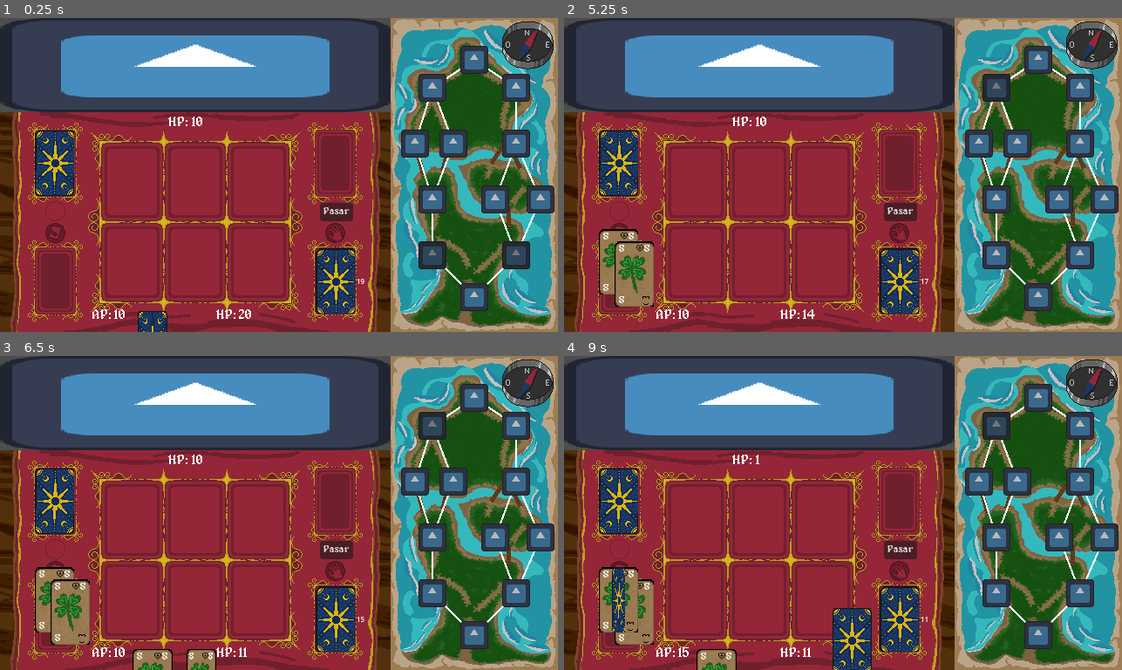
Above: before the commit, frames 1-4 (two rows, left to right).
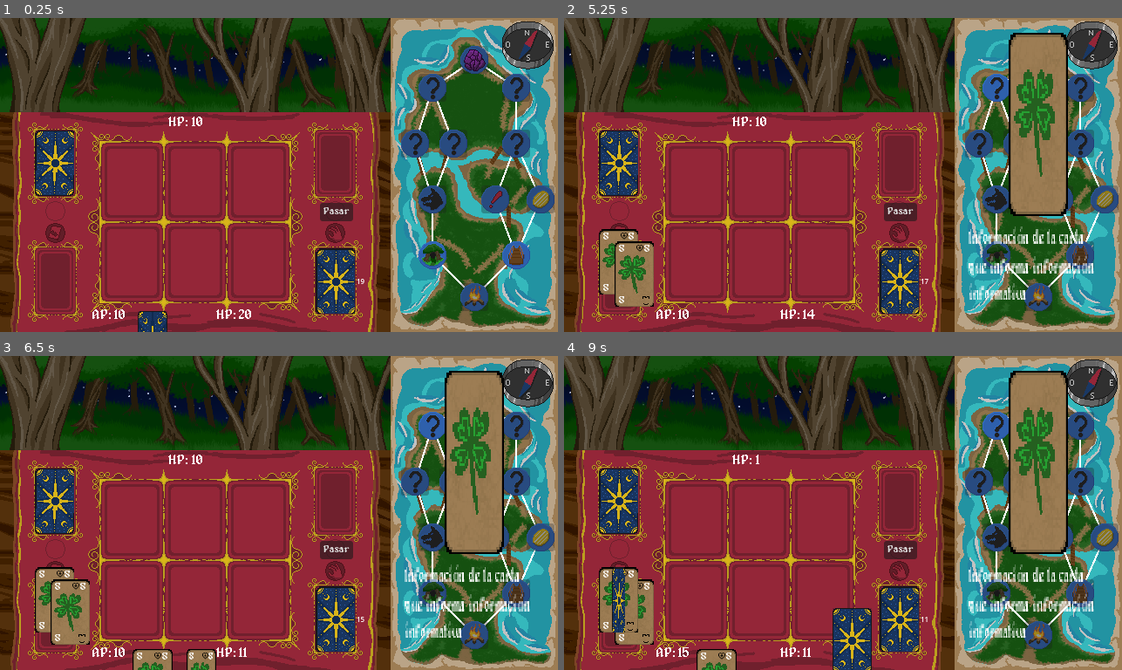
Above: after the commit, the same moments.

Repository: gonzapiacen/Jam-GA-2026
Game: Godot game, scene res://scenes/pantalla_juego.tscn
The game is run twice, just before and just after one commit, with the same random seed, the same clock (stepped at 60 frames per second) and the same inputs. Before the commit the project has no main scene; this scene is started directly in both runs. The engine's default icon, where the game draws it, is replaced by a stand-in: a white triangle on a blue panel in a dark square.
Inputs (mouse positions are in pixels of both pictures, inside the frame that each line leads up to):
- Up to frame 1 (0.25 s): no input
- Up to frame 2 (5.25 s): click (999, 256) at 0.52 s; click "Pasar" at 1.25 s; click (999, 200) at 2 s; click "Pasar" at 2.75 s; click (976, 143) at 3.52 s; click "Pasar" at 4.25 s; move the mouse to (619, 281) at 5.02 s; click (619, 281) at 5.17 s
- Up to frame 3 (6.5 s): move the mouse to (55, 600) at 5.77 s; click (55, 600) at 5.92 s
- Up to frame 4 (9 s): move the mouse to (636, 613) at 6.52 s; click (636, 613) at 6.67 s; move the mouse to (815, 575) at 7.27 s; click (815, 575) at 7.42 s; tap Enter at 8 s; move the mouse to (1010, 560) at 8.02 s; click (1010, 560) at 8.17 s; move the mouse to (619, 619) at 8.77 s; click (619, 619) at 8.92 s

The runs differ from the first frame. In frame 1, 26% of the frame differs, in the area x 0-100%, y 0-94%; in frame 2, 31%; in frame 3, 31%; in frame 4, 31%.

Commit message:
Menu y Creditos

Diff:
--- a/project.godot
+++ b/project.godot
@@ -10,7 +10,8 @@
 
 [application]
 
-config/name="JamJG2026"
+config/name="Gregorio Alvarez y La Piedra Encantada"
+run/main_scene="uid://ui1pbbe13607"
 config/features=PackedStringArray("4.6", "Forward Plus")
 config/icon="res://icon.svg"
 
--- /dev/null
+++ b/scenes/creditos.gd
@@ -0,0 +1,10 @@
+extends Control
+
+
+# Called every frame. 'delta' is the elapsed time since the previous frame.
+func _process(delta: float) -> void:
+	pass
+
+
+func _on_texture_button_pressed() -> void:
+	get_tree().change_scene_to_file("res://scenes/menu.tscn")
--- /dev/null
+++ b/scenes/creditos.tscn
@@ -0,0 +1,38 @@
+[gd_scene format=3 uid="uid://mbfm4sw3c111"]
+
+[ext_resource type="Texture2D" uid="uid://c6eqslhxlug3d" path="res://assets/texturas/iconos/Volver.png" id="1_6yhot"]
+[ext_resource type="Script" uid="uid://bfpe0q6jtbpr6" path="res://scenes/creditos.gd" id="1_jddgq"]
+[ext_resource type="Texture2D" uid="uid://lm8m3x4osrhe" path="res://assets/texturas/Fondos/menu_Creditos.png" id="1_spoww"]
+
+[node name="Creditos" type="Control" unique_id=213731317]
+layout_mode = 3
+anchors_preset = 15
+anchor_right = 1.0
+anchor_bottom = 1.0
+grow_horizontal = 2
+grow_vertical = 2
+script = ExtResource("1_jddgq")
+
+[node name="TextureRect" type="TextureRect" parent="." unique_id=1711881072]
+layout_mode = 1
+anchors_preset = 15
+anchor_right = 1.0
+anchor_bottom = 1.0
+grow_horizontal = 2
+grow_vertical = 2
+texture = ExtResource("1_spoww")
+
+[node name="TextureButton" type="TextureButton" parent="." unique_id=924035499]
+z_index = 1
+layout_mode = 0
+offset_left = 524.0
+offset_top = 300.0
+offset_right = 598.0
+offset_bottom = 340.0
+texture_normal = ExtResource("1_6yhot")
+texture_pressed = ExtResource("1_6yhot")
+texture_hover = ExtResource("1_6yhot")
+texture_disabled = ExtResource("1_6yhot")
+texture_focused = ExtResource("1_6yhot")
+
+[connection signal="pressed" from="TextureButton" to="." method="_on_texture_button_pressed"]
--- a/scenes/map_scene.tscn
+++ b/scenes/map_scene.tscn
@@ -3,6 +3,14 @@
 [ext_resource type="Texture2D" uid="uid://bwwbllkrypvs" path="res://assets/texturas/mapa_vacio.png" id="1_5m4q6"]
 [ext_resource type="PackedScene" uid="uid://bex1minhkbqp5" path="res://scenes/map.tscn" id="1_ne7uw"]
 [ext_resource type="PackedScene" uid="uid://lxtm7k8bdqr0" path="res://test/map_node.tscn" id="2_5m4q6"]
+[ext_resource type="Texture2D" uid="uid://dusqeharcqojl" path="res://assets/texturas/Botones_Mapa/boton1.png" id="4_vlip3"]
+[ext_resource type="Texture2D" uid="uid://c1rgogguq2fib" path="res://assets/texturas/Botones_Mapa/boton6.png" id="5_f0c3g"]
+[ext_resource type="Texture2D" uid="uid://gvn2bn3nyonk" path="res://assets/texturas/Botones_Mapa/boton5.png" id="6_od1u7"]
+[ext_resource type="Texture2D" uid="uid://djakysvn1err4" path="res://assets/texturas/Botones_Mapa/boton2.png" id="7_l1wjf"]
+[ext_resource type="Texture2D" uid="uid://bq27dchd2h6ww" path="res://assets/texturas/Botones_Mapa/boton3.png" id="8_tk4s2"]
+[ext_resource type="Texture2D" uid="uid://sgdmrpsxt73m" path="res://assets/texturas/Botones_Mapa/boton4.png" id="9_xb8oc"]
+[ext_resource type="Texture2D" uid="uid://cxn061ied6p0x" path="res://assets/texturas/Botones_Mapa/boton8.png" id="10_c25he"]
+[ext_resource type="Texture2D" uid="uid://j38x5t0aagmu" path="res://assets/texturas/Botones_Mapa/boton7.png" id="11_rj0op"]
 
 [node name="MapScene" type="Node2D" unique_id=849957452]
 metadata/_edit_vertical_guides_ = [448.0]
@@ -17,6 +25,7 @@
 position = Vector2(544, 320)
 connections = [NodePath("../MapNode2"), NodePath("../MapNode3")]
 map = NodePath("..")
+image = ExtResource("4_vlip3")
 
 [node name="MapNode2" parent="Map" unique_id=1223561367 node_paths=PackedStringArray("connections", "map") instance=ExtResource("2_5m4q6")]
 position = Vector2(496, 272)
@@ -24,6 +33,7 @@
 connections = [NodePath("../MapNode4")]
 map = NodePath("..")
 active = true
+image = ExtResource("5_f0c3g")
 
 [node name="MapNode3" parent="Map" unique_id=176311760 node_paths=PackedStringArray("connections", "map") instance=ExtResource("2_5m4q6")]
 position = Vector2(592, 272)
@@ -31,56 +41,66 @@
 connections = [NodePath("../MapNode5"), NodePath("../MapNode6")]
 map = NodePath("..")
 active = true
+image = ExtResource("6_od1u7")
 
 [node name="MapNode4" parent="Map" unique_id=1269179625 node_paths=PackedStringArray("connections", "map") instance=ExtResource("2_5m4q6")]
 position = Vector2(496, 208)
 level = 2
 connections = [NodePath("../MapNode7"), NodePath("../MapNode8")]
 map = NodePath("..")
+image = ExtResource("7_l1wjf")
 
 [node name="MapNode5" parent="Map" unique_id=480638866 node_paths=PackedStringArray("connections", "map") instance=ExtResource("2_5m4q6")]
 position = Vector2(568, 208)
 level = 2
 connections = [NodePath("../MapNode9")]
 map = NodePath("..")
+image = ExtResource("8_tk4s2")
 
 [node name="MapNode6" parent="Map" unique_id=1042691633 node_paths=PackedStringArray("connections", "map") instance=ExtResource("2_5m4q6")]
 position = Vector2(620, 208)
 level = 2
 connections = [NodePath("../MapNode9")]
 map = NodePath("..")
+image = ExtResource("9_xb8oc")
 
 [node name="MapNode7" parent="Map" unique_id=183504513 node_paths=PackedStringArray("connections", "map") instance=ExtResource("2_5m4q6")]
 position = Vector2(476, 144)
 level = 3
 connections = [NodePath("../MapNode10")]
 map = NodePath("..")
+image = ExtResource("10_c25he")
 
 [node name="MapNode8" parent="Map" unique_id=2074599524 node_paths=PackedStringArray("connections", "map") instance=ExtResource("2_5m4q6")]
 position = Vector2(520, 144)
 level = 3
 connections = [NodePath("../MapNode10")]
 map = NodePath("..")
+image = ExtResource("10_c25he")
 
 [node name="MapNode9" parent="Map" unique_id=549511748 node_paths=PackedStringArray("connections", "map") instance=ExtResource("2_5m4q6")]
 position = Vector2(592, 144)
 level = 3
 connections = [NodePath("../MapNode11")]
 map = NodePath("..")
+image = ExtResource("10_c25he")
 
 [node name="MapNode10" parent="Map" unique_id=87990635 node_paths=PackedStringArray("connections", "map") instance=ExtResource("2_5m4q6")]
 position = Vector2(496, 80)
 level = 4
 connections = [NodePath("../MapNode12")]
 map = NodePath("..")
+image = ExtResource("10_c25he")
 
 [node name="MapNode11" parent="Map" unique_id=1746703580 node_paths=PackedStringArray("connections", "map") instance=ExtResource("2_5m4q6")]
 position = Vector2(592, 80)
 level = 4
 connections = [NodePath("../MapNode12")]
 map = NodePath("..")
+image = ExtResource("10_c25he")
 
 [node name="MapNode12" parent="Map" unique_id=903761913 node_paths=PackedStringArray("map") instance=ExtResource("2_5m4q6")]
 position = Vector2(544, 48)
 level = 5
 map = NodePath("..")
+image = ExtResource("11_rj0op")
--- /dev/null
+++ b/scenes/menu.gd
@@ -0,0 +1,12 @@
+extends Control
+
+
+# Called when the node enters the scene tree for the first time.
+func _ready() -> void:
+	pass # Replace with function body.
+
+func _on_button_pressed() -> void:
+	get_tree().change_scene_to_file("res://scenes/pantalla_juego.tscn")
+
+func _on_texture_button_pressed() -> void:
+	get_tree().change_scene_to_file("res://scenes/creditos.tscn")
--- /dev/null
+++ b/scenes/menu.tscn
@@ -0,0 +1,55 @@
+[gd_scene format=3 uid="uid://ui1pbbe13607"]
+
+[ext_resource type="Script" uid="uid://en7p18q6cip7" path="res://scenes/menu.gd" id="1_vjb58"]
+[ext_resource type="Texture2D" uid="uid://bkgm1smwsjrji" path="res://assets/texturas/Fondos/menu_principal_GregorioAlvarez.png" id="2_con2f"]
+[ext_resource type="Texture2D" uid="uid://bjsjahnc8dq4q" path="res://assets/texturas/iconos/creditos.png" id="3_con2f"]
+
+[sub_resource type="StyleBoxEmpty" id="StyleBoxEmpty_vjb58"]
+
+[sub_resource type="StyleBoxEmpty" id="StyleBoxEmpty_con2f"]
+
+[sub_resource type="StyleBoxEmpty" id="StyleBoxEmpty_mhnvy"]
+
+[node name="Menu" type="Control" unique_id=1392699994]
+layout_mode = 3
+anchors_preset = 15
+anchor_right = 1.0
+anchor_bottom = 1.0
+grow_horizontal = 2
+grow_vertical = 2
+script = ExtResource("1_vjb58")
+
+[node name="TextureRect" type="TextureRect" parent="." unique_id=1357551198]
+layout_mode = 1
+anchors_preset = 15
+anchor_right = 1.0
+anchor_bottom = 1.0
+grow_horizontal = 2
+grow_vertical = 2
+texture = ExtResource("2_con2f")
+
+[node name="Button" type="Button" parent="." unique_id=2083594485]
+layout_mode = 0
+offset_left = 238.0
+offset_top = 271.0
+offset_right = 363.0
+offset_bottom = 333.0
+theme_override_styles/normal = SubResource("StyleBoxEmpty_vjb58")
+theme_override_styles/pressed = SubResource("StyleBoxEmpty_con2f")
+theme_override_styles/hover = SubResource("StyleBoxEmpty_mhnvy")
+
+[node name="TextureButton" type="TextureButton" parent="." unique_id=977592275]
+z_index = 1
+layout_mode = 0
+offset_left = 524.0
+offset_top = 300.0
+offset_right = 598.0
+offset_bottom = 340.0
+texture_normal = ExtResource("3_con2f")
+texture_pressed = ExtResource("3_con2f")
+texture_hover = ExtResource("3_con2f")
+texture_disabled = ExtResource("3_con2f")
+texture_focused = ExtResource("3_con2f")
+
+[connection signal="pressed" from="Button" to="." method="_on_button_pressed"]
+[connection signal="pressed" from="TextureButton" to="." method="_on_texture_button_pressed"]
--- a/scenes/pantalla_juego.tscn
+++ b/scenes/pantalla_juego.tscn
@@ -1,7 +1,7 @@
 [gd_scene format=3 uid="uid://cdhxocl5or8ev"]
 
 [ext_resource type="Script" uid="uid://belqeeg6egakk" path="res://scripts/main.gd" id="1_8ocnp"]
-[ext_resource type="Texture2D" uid="uid://xc0fcpsm604i" path="res://icon.svg" id="2_3oebh"]
+[ext_resource type="Texture2D" uid="uid://dx53us5sswgvd" path="res://assets/texturas/fondo_Bosque.png" id="3_3oebh"]
 [ext_resource type="Texture2D" uid="uid://ctp60vy51om4f" path="res://assets/texturas/frent_carta.png" id="3_fgx4m"]
 [ext_resource type="FontFile" uid="uid://cenlao1rovtkx" path="res://assets/fonts/alagard.ttf" id="4_cop7a"]
 [ext_resource type="Texture2D" uid="uid://bmsqh3yvvorov" path="res://assets/texturas/mesaCartas.png" id="5_e817k"]
@@ -72,16 +72,15 @@
 
 [node name="Fondo" type="Sprite2D" parent="." unique_id=2023025988]
 position = Vector2(224.00002, 54)
-scale = Vector2(3.5, 0.844)
-texture = ExtResource("2_3oebh")
+texture = ExtResource("3_3oebh")
 
 [node name="Mapa" type="Sprite2D" parent="." unique_id=1542838033]
 position = Vector2(544, 180.004)
 scale = Vector2(1.5000001, 2.8125622)
-texture = ExtResource("2_3oebh")
 
 [node name="InfoCarta" type="Node2D" parent="Mapa" unique_id=1860270056]
 visible = false
+z_index = 6
 
 [node name="Imagen" type="Sprite2D" parent="Mapa/InfoCarta" unique_id=422211542]
 position = Vector2(0, -20.623188)
--- a/scripts/main.gd
+++ b/scripts/main.gd
@@ -175,4 +175,5 @@
 	eng_label.text = str(player_actual.energy)
 	enemy_hp_label.text = str(enemigo_actual.health)
 
-	#if enemigo_actual.health <= 0:
+	if enemigo_actual.health <= 0:
+		get_tree().change_scene_to_file("res://scenes/creditos.tscn")
--- a/scripts/map_node.gd
+++ b/scripts/map_node.gd
@@ -8,9 +8,11 @@
 @export var button: Button
 @export var map: Map
 @export var active: bool
+@export var image: Texture
 
 func _ready() -> void:
 	button.disabled = !active
+	(self.get_child(0) as Sprite2D).texture = image
 
 func _activate_sons() -> void:
 	for son in range(connections.size()):
--- a/test/map_node.tscn
+++ b/test/map_node.tscn
@@ -1,7 +1,9 @@
 [gd_scene format=3 uid="uid://lxtm7k8bdqr0"]
 
 [ext_resource type="Script" uid="uid://cht8q5isvhn3y" path="res://scripts/map_node.gd" id="1_whnn0"]
-[ext_resource type="Texture2D" uid="uid://xc0fcpsm604i" path="res://icon.svg" id="2_0xswi"]
+[ext_resource type="Texture2D" uid="uid://dusqeharcqojl" path="res://assets/texturas/Botones_Mapa/boton1.png" id="2_5opum"]
+
+[sub_resource type="StyleBoxEmpty" id="StyleBoxEmpty_5opum"]
 
 [node name="MapNode" type="Node2D" unique_id=677776519 node_paths=PackedStringArray("button")]
 script = ExtResource("1_whnn0")
@@ -9,8 +11,7 @@
 
 [node name="Sprite2D" type="Sprite2D" parent="." unique_id=1341799903]
 position = Vector2(9.536743e-07, -9.536743e-07)
-scale = Vector2(0.24999999, 0.24999999)
-texture = ExtResource("2_0xswi")
+texture = ExtResource("2_5opum")
 
 [node name="Button" type="Button" parent="." unique_id=494408993]
 anchors_preset = 15
@@ -22,6 +23,7 @@
 offset_bottom = 16.0
 grow_horizontal = 2
 grow_vertical = 2
+theme_override_styles/normal = SubResource("StyleBoxEmpty_5opum")
 disabled = true
 
 [connection signal="pressed" from="Button" to="." method="_on_button_pressed"]
Binary file added: assets/texturas/Botones_Mapa/boton1.png
Not shown, added: assets/texturas/Botones_Mapa/boton1.png.import
Binary file added: assets/texturas/Botones_Mapa/boton2.png
Not shown, added: assets/texturas/Botones_Mapa/boton2.png.import
Binary file added: assets/texturas/Botones_Mapa/boton3.png
Not shown, added: assets/texturas/Botones_Mapa/boton3.png.import
Binary file added: assets/texturas/Botones_Mapa/boton4.png
Not shown, added: assets/texturas/Botones_Mapa/boton4.png.import
Binary file added: assets/texturas/Botones_Mapa/boton5.png
Not shown, added: assets/texturas/Botones_Mapa/boton5.png.import
Binary file added: assets/texturas/Botones_Mapa/boton6.png
Not shown, added: assets/texturas/Botones_Mapa/boton6.png.import
(and 19 more such lines)
